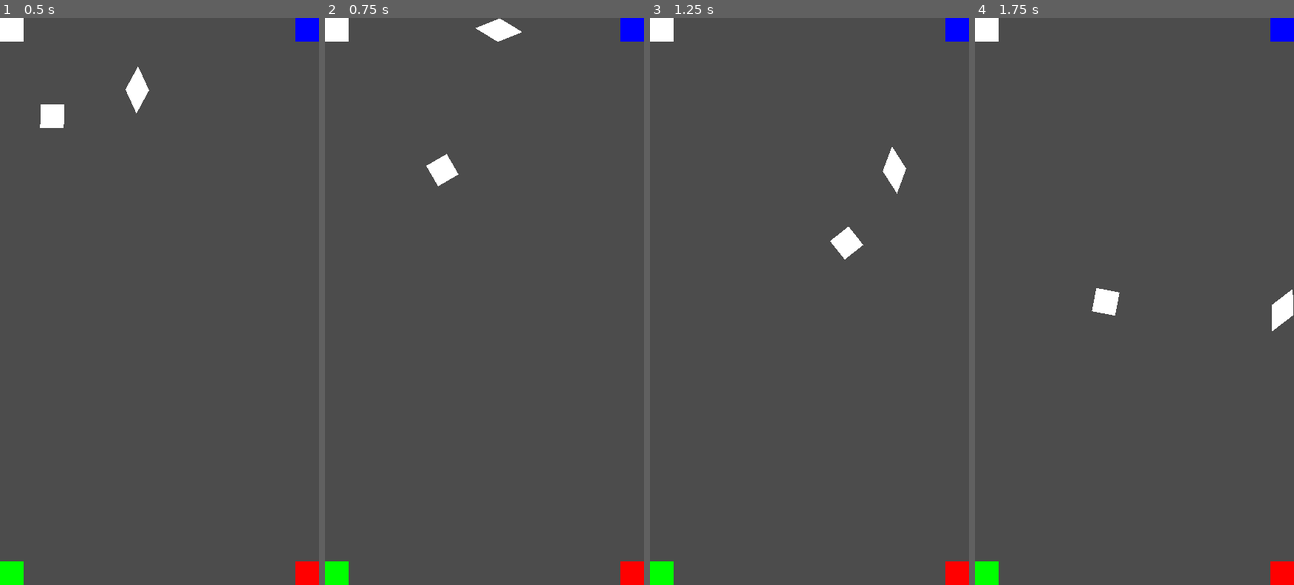
Above: before the commit, frames 1-4 (left to right).
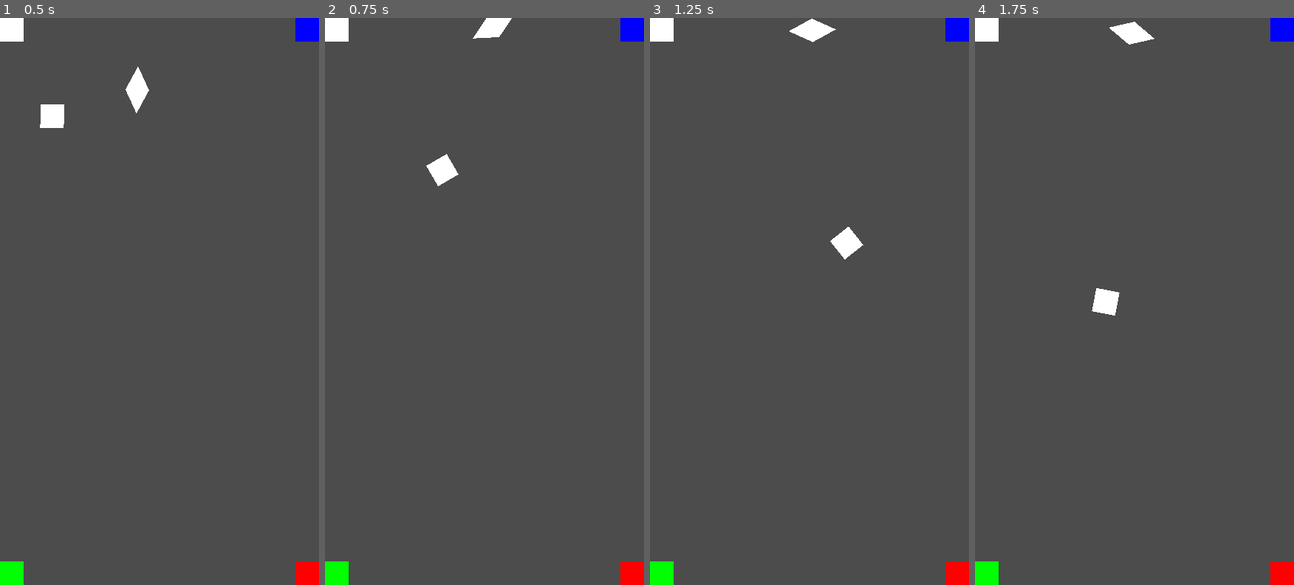
Above: after the commit, the same moments.

Repository: Kiel97/easy-jam-8bits-to-infinity
Game: Godot game, scene res://Game.tscn
Same seed, same stepped clock (60 frames per second), same inputs: the game is played once before the commit and once after it.
Inputs (mouse positions are in pixels of both pictures, inside the frame that each line leads up to):
- Up to frame 1 (0.5 s): no input
- Up to frame 2 (0.75 s): move the mouse to (554, 273) at 0.52 s
- Up to frame 3 (1.25 s): no input
- Up to frame 4 (1.75 s): move the mouse to (1070, 329) at 1.27 s

Frame 1 is identical in both runs. In frame 2, 0.2% of the frame differs, in the area x 46-62%, y 0-5%; in frame 3, 0.6%; in frame 4, 0.6%, in the area x 42-100%, y 0-56%.

Commit message:
Fix PhysicsMaterials

Diff:
--- a/Game.tscn
+++ b/Game.tscn
@@ -10,10 +10,6 @@
 
 [sub_resource type="RectangleShape2D" id=2]
 extents = Vector2( 20, 128 )
-
-[sub_resource type="PhysicsMaterial" id=3]
-friction = 0.0
-bounce = 1.0
 
 [node name="Game" type="Node2D"]
 script = ExtResource( 2 )
@@ -82,7 +78,6 @@
 [node name="Shard" parent="." instance=ExtResource( 3 )]
 position = Vector2( 32, 48 )
 collision_mask = 13
-physics_material_override = SubResource( 3 )
 contacts_reported = 2
 
 [node name="CanvasLayer" type="CanvasLayer" parent="."]
--- a/Shard.tscn
+++ b/Shard.tscn
@@ -1,13 +1,16 @@
-[gd_scene load_steps=3 format=2]
+[gd_scene load_steps=4 format=2]
 
 [ext_resource path="res://square8x8.png" type="Texture" id=1]
 [ext_resource path="res://Shard.gd" type="Script" id=2]
+
+[sub_resource type="PhysicsMaterial" id=1]
 
 [node name="Shard" type="RigidBody2D" groups=[
 "shard",
 ]]
 collision_layer = 2
 collision_mask = 9
+physics_material_override = SubResource( 1 )
 contacts_reported = 1
 contact_monitor = true
 can_sleep = false
Not shown: 1 places in Game.tscn that only renumber resources
